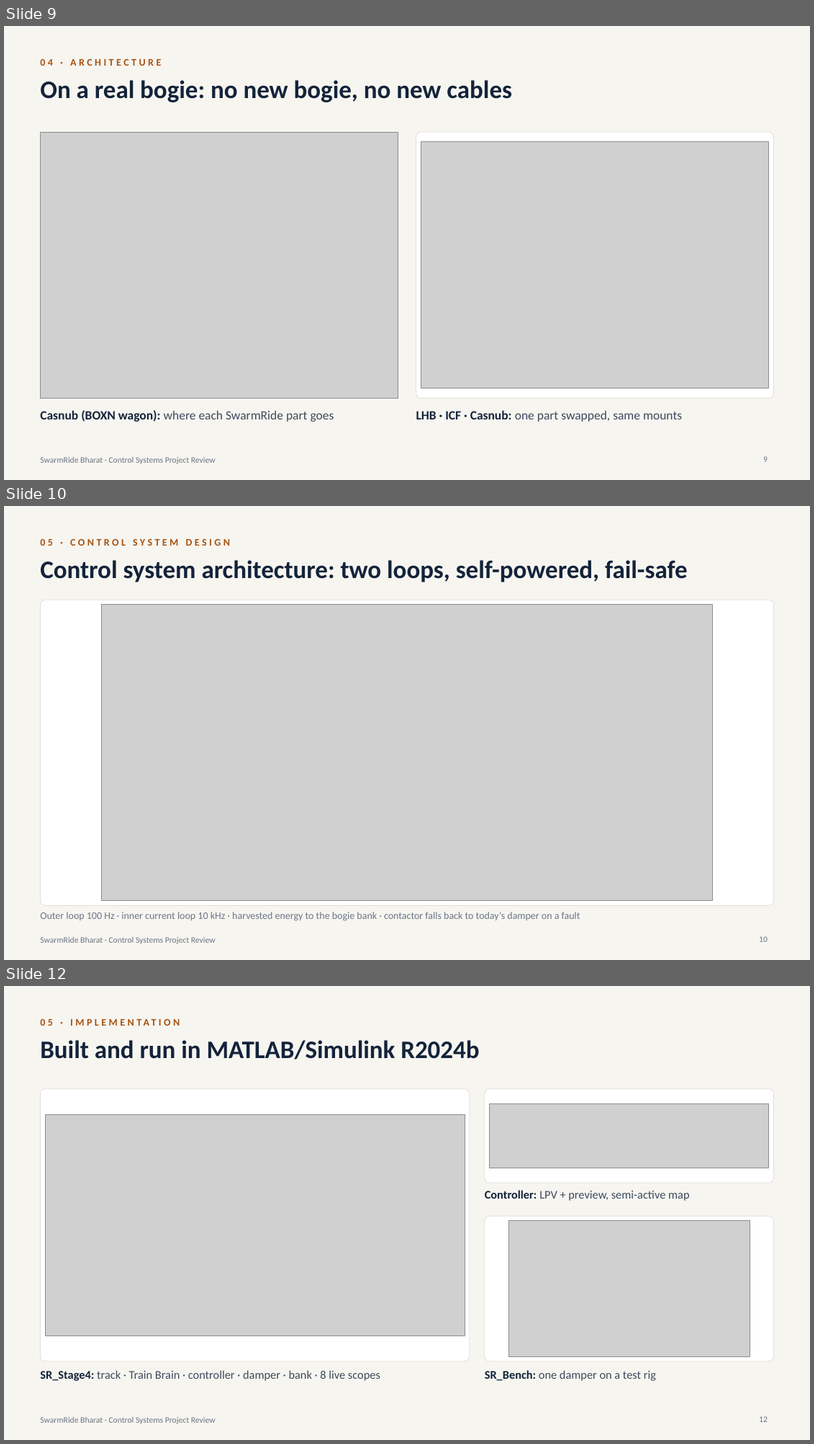
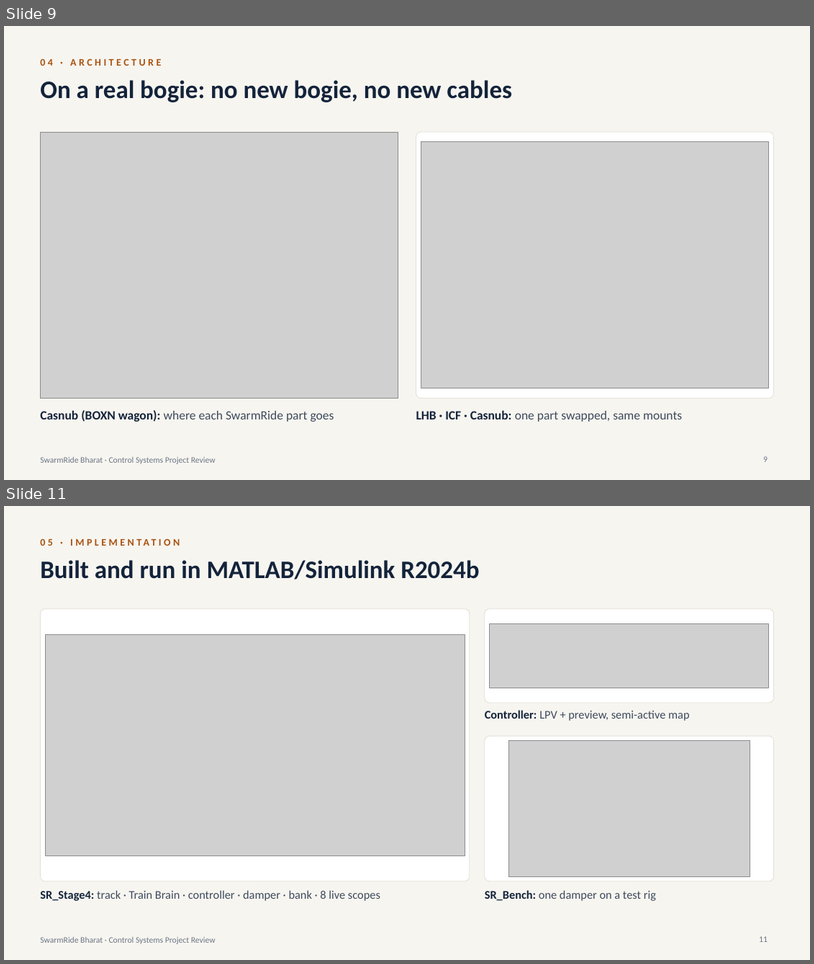
Before and after one commit to Sangeeth0301/SwarmRide-Bharat, a slide deck: presentation/SwarmRide_Bharat_Project_Review.pptx. Shown one above the other, each under a label of ours: slides 9, 10 and 12 before the commit, slides 9 and 11 after it; the slides between them are not shown. The pictures are 814x1444 and 814x964 pixels, drawn with LibreOffice and Linux fonts; fonts in the diff are those of the drawing; grey boxes stand for pictures. Boxes give left, top, right and bottom in pixels: in the first picture for what was removed or moved away, otherwise in the second. Text is boxed around its words. In the diff, an @@ line names an element or a change of style, - is before the commit and + after.

```diff
--- a/presentation/SwarmRide_Bharat_Project_Review.pptx
+++ b/presentation/SwarmRide_Bharat_Project_Review.pptx
@@ slide 10 removed at (4,506,810,960), background #F7F5F0; not listed: 1 template element that a slide beside it also shows @@
@@ text removed at (40,539,230,546) @@
-05 · CONTROL SYSTEM DESIGN
@@ title removed at (40,560,688,582) @@
-Control system architecture: two loops, self-powered, fail-safe
@@ rounded rectangle removed at (40,600,774,906) @@
@@ picture removed at (101,605,714,901) @@
@@ text removed at (40,911,581,921) @@
-Outer loop 100 Hz · inner current loop 10 kHz · harvested energy to the bogie bank · contactor falls back to today’s damper on a fault
@@ page number removed at (759,936,768,942) @@
-10
@@ what was slide 12 is now slide 11 @@
```
Also in this commit, not shown: 4 slides changed, 1 slide added, 1 other slide removed.
